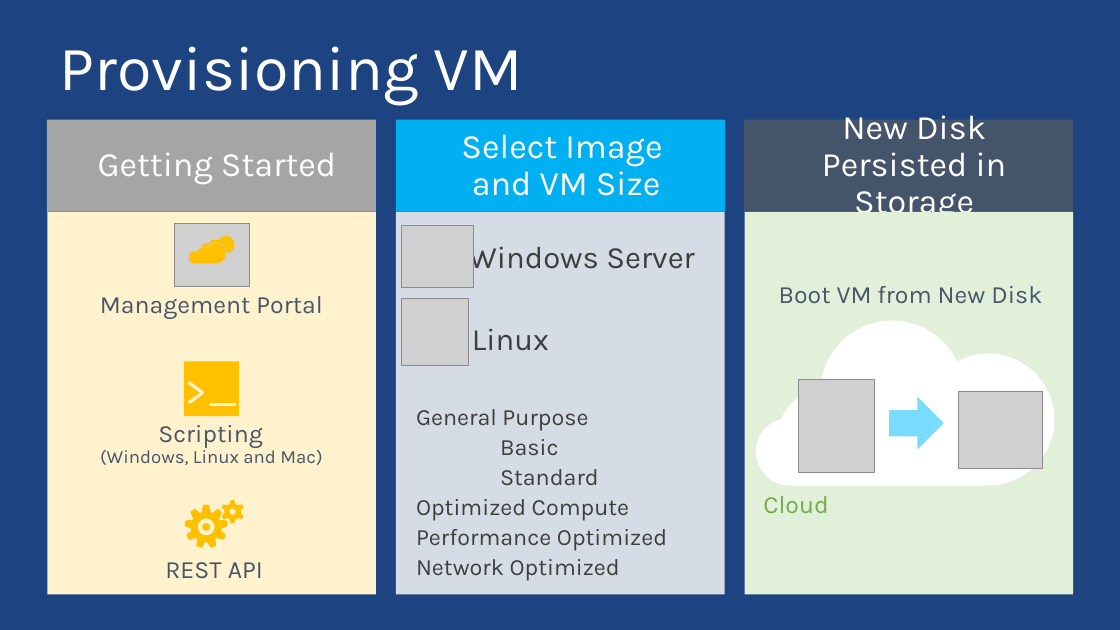
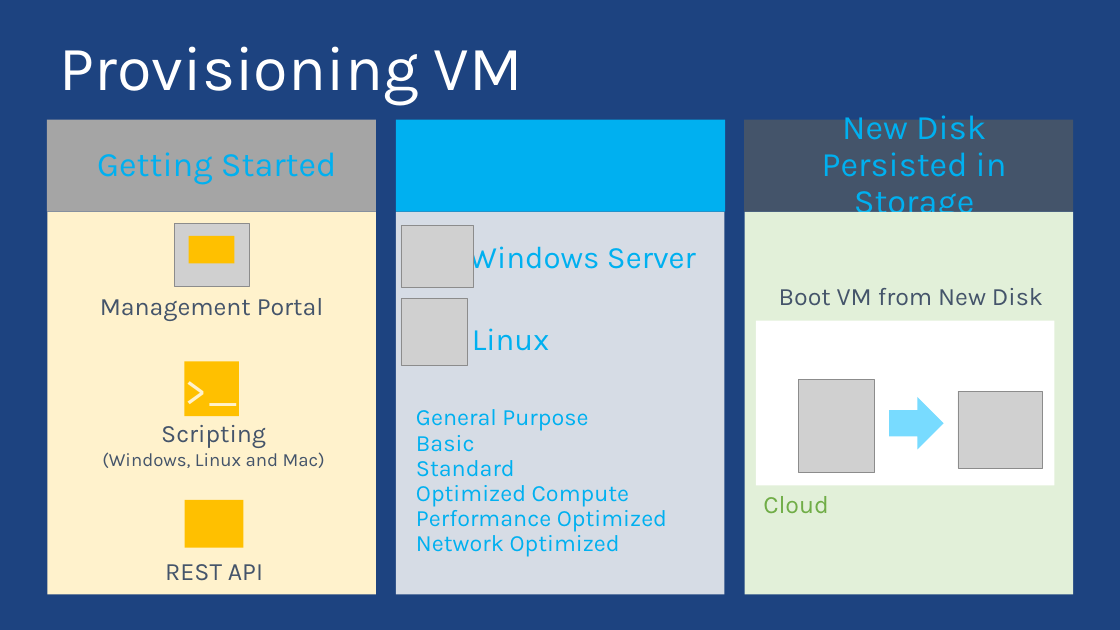
Before and after one commit to ThessalonikiNet-MeetUp/globalazurebootcamp2015, a slide deck: slide 8 of Nikos Tzelvenzis - Azure IaaS/Presentation/IaaS.pptx. Drawn at 1120x630 pixels with LibreOffice and Linux fonts; fonts in the diff are those of the drawing; grey boxes stand for pictures; background and template pictures are left out. Boxes give left, top, right and bottom in pixels: in the first picture for what was removed or moved away, otherwise in the second. Text is boxed around its words. In the diff, an @@ line names an element or a change of style, - is before the commit and + after.

```diff
--- a/Nikos Tzelvenzis - Azure IaaS/Presentation/IaaS.pptx
+++ b/Nikos Tzelvenzis - Azure IaaS/Presentation/IaaS.pptx
@@ size 29.3 to 29.4 pt, text colour #FFFFFF to #00B0F0 in 3 elements at (744,119,1074,212), (396,119,725,212), (47,119,376,212) @@
@@ freeform shape removed at (189,236,235,264) @@
@@ rectangle added at (189,236,235,264), fill #FFC000 @@
@@ size 21.3 to 21.4 pt; line spacing 0.9 to 1 in 3 elements at (100,298,324,321), (165,564,263,581), (779,288,1043,306) @@
@@ freeform shape removed at (756,321,1054,486) @@
@@ rectangle added at (756,321,1054,486), fill #FFFFFF @@
@@ text colour #3E3E3E to #00B0F0; less space between paragraphs in 3 elements at (469,240,696,276), (472,328,549,351), (416,409,667,557) @@
@@ text "Scripting" at (102,425,325,468): size 21.3 to 21.4 pt in "Scripting"; line spacing 0.9 to 1 @@
@@ freeform shape removed at (185,500,244,548) @@
@@ rectangle added at (185,500,244,548), fill #FFC000 @@
```
Also in this commit, not shown: 19 other slides changed, 2 slides added, 25 slides removed, 10 other files.
